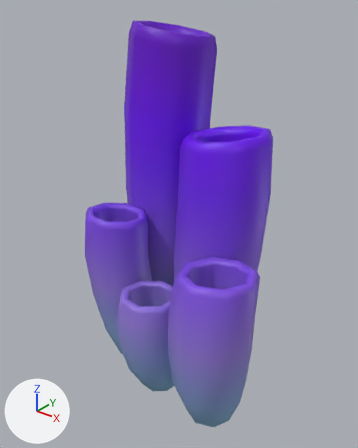
The FBX model LeyuGame/Assets/Models/Props/Opvulling/Corals/MOD_Coral4.fbx, before and after one commit.
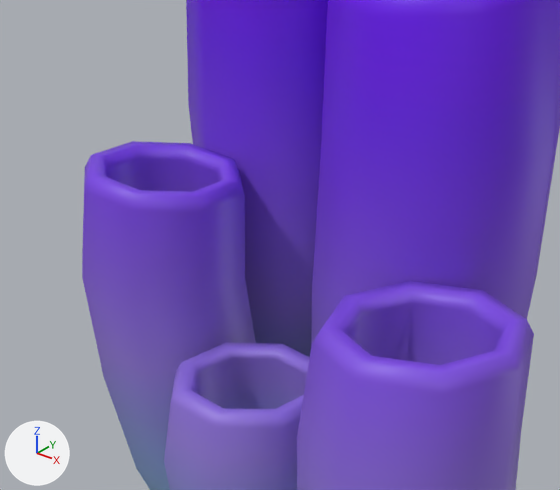
The first picture shows the older version from a camera (50 mm lens) standing at (0.0217, -0.0281, 0.0301) and looking at (-0.0003, -0.0006, 0.0131). The close-ups show both versions on the part from 15% to 76% of the width and 33% to 75% of the height of that picture. Every picture has the same lights, and +X, +Y and +Z are marked at lower left. Where no turn or scale is listed for an object, it has been applied to the vertices.

Names of what the first close-up shows: 'MOD_Coral4'.
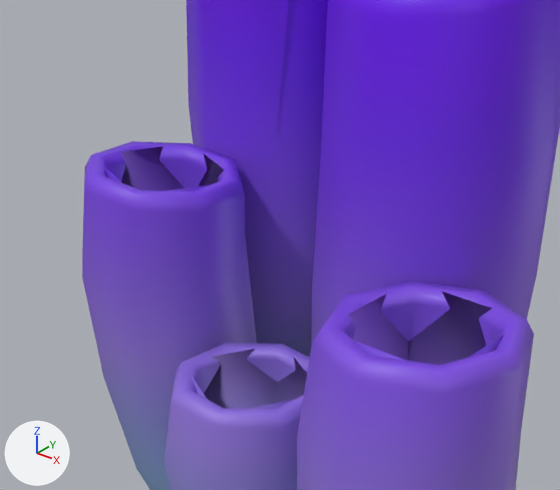
Edits to the bpy script that builds the scene:
```text
Add me_mesh_001:
    me_mesh_001.from_pydata(...)  # 65 vertices, 60 faces; spans x -0.0081..0.0079, y -0.0072..0.007, z 0.0..0.0275
    me_mesh_001.materials.append(mat_mat_coral4)  # picture img_tex_coral4_png
Add ob_mod_coral4_lod1:
    ob_mod_coral4_lod1 = bpy.data.objects.new('MOD_Coral4_LOD1', me_mesh_001)
    ob_mod_coral4_lod1.location = (0.0, 0.0, 0.0)
```

Where the change shows, as pixel boxes (x1, y1, x2, y2) in the close-ups (560 x 490 px):
'MOD_Coral4_LOD1', added (purple)
    after: (103, 0, 505, 409)
